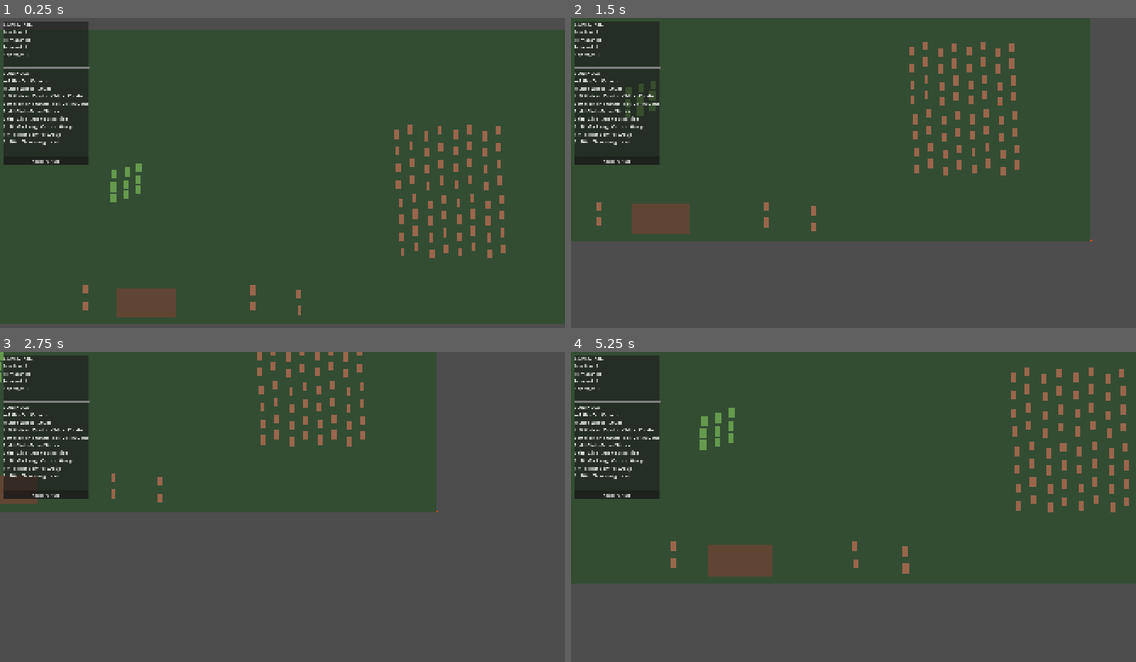
Above: before the commit, frames 1-4 (two rows, left to right).
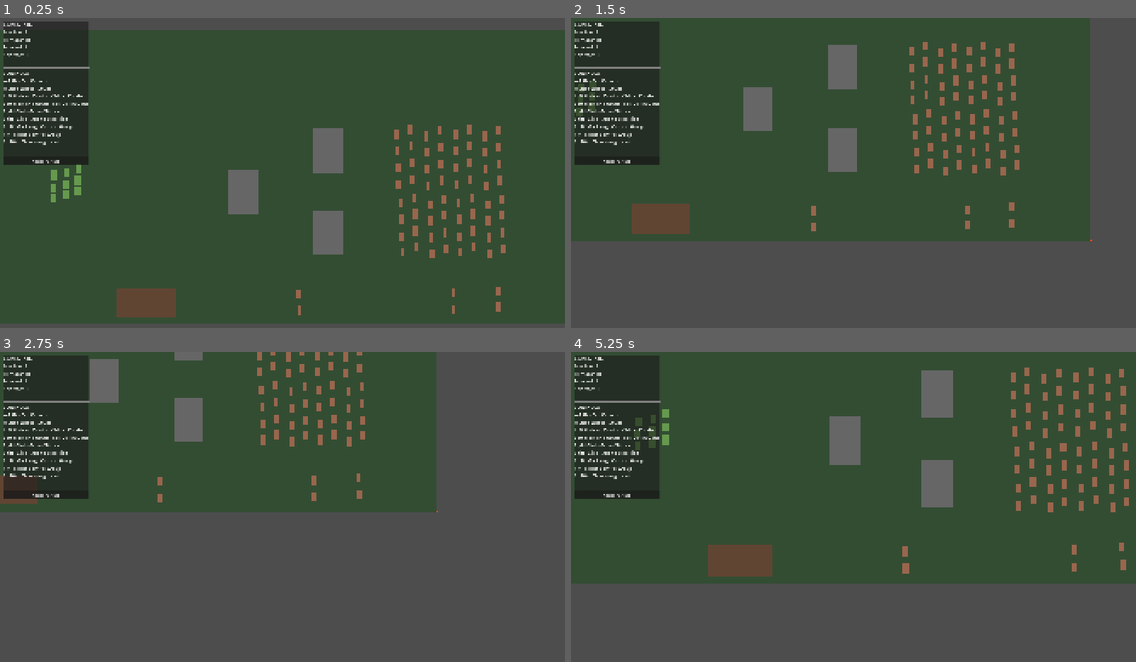
Above: after the commit, the same moments.

Repository: bengoodvach-draffin/dead-corps
Game: Godot game, scene res://scenes/puzzle_test_2.tscn
Two runs of this game, one before a commit and one after it. Both use one fixed random seed, a clock stepped at 60 frames per second and the inputs below.
Inputs (mouse positions are in pixels of both pictures, inside the frame that each line leads up to):
- Up to frame 1 (0.25 s): no input
- Up to frame 2 (1.5 s): tap Enter at 0.5 s; move the mouse to (977, 160) at 0.52 s; hold Right 0.53-1.28 s; hold S (camera_down) 0.53-1.28 s; move the mouse to (740, 191) at 1.27 s; hold Down from 1.28 s (still down); tap A (camera_left) at 1.35 s
- Up to frame 3 (2.75 s): move the mouse to (339, 441) at 2.02 s; release Down at 2.03 s; hold Right from 2.03 s (still down); hold D (camera_right) from 2.03 s (still down)
- Up to frame 4 (5.25 s): move the mouse to (825, 575) at 2.77 s; release Right at 2.78 s; release D (camera_right) at 2.78 s; hold Up 2.78-3.53 s; tap W (camera_up) at 2.85 s; move the mouse to (1023, 559) at 3.52 s; hold Right mouse button (command) 3.53-4.28 s; hold Left 3.53-5.03 s; move the mouse to (684, 463) at 4.27 s; click (684, 463) at 4.35 s; move the mouse to (881, 510) at 5.02 s; hold Down from 5.03 s (still down); hold Mouse wheel up (zoom_in) from 5.03 s (still down)

The runs differ from the first frame. In frame 1, 3.0% of the frame differs, in the area x 9-89%, y 35-96%; in frame 2, 2.8%; in frame 3, 1.7%; in frame 4, 3.4%, in the area x 11-99%, y 5-71%.

Commit message:
Phase 3.1: the fill front — armed defenders shoot back (v0.37.0)
First Phase 3 step: armed humans (Militia/Police/GI) become a real
opposing force — detect, fill, rotate, fire. First zombie deaths in
v2, which closes the gunfire half of violence contagion.
- NEW fill_behavior.gd (FillBehavior): a Human child component (mirrors
  the zombie component pattern), ticked by the Human dispatcher. One
  registry scan/frame; fill length grows at class fill_speed toward the
  nearest zombie WITH A CLEAR LANE; reset-on-fire; decay
  (fill_decay_factor) only when nothing's in range. Rotation gates the
  shot (turn_speed / facing_tolerance; fill frozen during the turn).
  Continuous-nearest, no target lock. Civilians (fill_speed 0) no-op
  here (reaction-clock variant is 3.2).
- Humans block line of sight (spec §4.1 extension): lane raycast mask =
  Environment + Humans, not zombies. Corpses are off-layer so they
  don't block. Nearest screened -> next clear lane -> else hold hot.
- human.gd: creates/ticks the component (runtime only), is_armed(),
  debug fill-line rendering (orange filling / red about-to-fire;
  interim, -> vision_renderer in 5.1).
- Gunfire kill + contagion: FillBehavior._fire ->
  GameManager.report_gunfire_kill(zombie, shooter) -> take_damage(1.0)
  + _apply_contagion. Gunfire contagion SEEDS the woken zombies at the
  shooter (a gunshot draws the nearby horde onto the gunman); without
  the seed they wake targetless and instantly calm, since a ranged
  shooter is outside scan range. Human-kill contagion still wakes
  targetless (prey is right there). No riser (gunfire kills a zombie).
- pounce_behavior.gd abort() + zombie.die() calls it: a zombie shot
  mid-lunge releases its victim's exclusion claim instead of leaving it
  permanently invisible to other ferals.
- V2_DIRECTION_SPEC.md §4.1 (humans block LOS + decay wording) and §3.3
  (gunfire contagion seeds the shooter).
Playtested: defenders gun down a too-close reserve; a shot draws the
nearby horde onto the gunman; mid-pounce kills release cleanly; no
false defeat. Parse gate clean.

Diff:
--- a/scenes/puzzle_test_2.tscn
+++ b/scenes/puzzle_test_2.tscn
@@ -8,6 +8,7 @@
 [ext_resource type="PackedScene" uid="uid://c8yqh3jvpxn3w" path="res://scenes/zombie.tscn" id="6_wgxpd"]
 [ext_resource type="PackedScene" uid="uid://brqxu82wy6h2r" path="res://scenes/human.tscn" id="7_75tbc"]
 [ext_resource type="Script" uid="uid://c5fmdp1r7ticb" path="res://scripts/vision_renderer.gd" id="8_452ff"]
+[ext_resource type="PackedScene" uid="uid://bmw8qx5r2n8pk" path="res://scenes/building.tscn" id="9_irluq"]
 [ext_resource type="Script" uid="uid://cax0dih7wnxe0" path="res://scripts/selection_manager.gd" id="11_252ko"]
 [ext_resource type="Script" uid="uid://yd0ofoh8ih30" path="res://scripts/nav_baker.gd" id="12_joimv"]
 [ext_resource type="PackedScene" uid="uid://di2wxa5t7dmxv" path="res://scenes/debug_overlay.tscn" id="13_xy8cy"]
@@ -83,14 +84,14 @@
 alignment_rate = 0.3
 
 [node name="Human71" parent="TestLevel/Level 7" unique_id=485601543 instance=ExtResource("7_75tbc")]
-position = Vector2(-100, 387)
+position = Vector2(582, 397)
 initial_state = 1
 defender_class = 2
 cohesion_strength = 12.0
 alignment_rate = 0.3
 
 [node name="Human72" parent="TestLevel/Level 7" unique_id=1763502530 instance=ExtResource("7_75tbc")]
-position = Vector2(-99, 442)
+position = Vector2(583, 452)
 initial_state = 1
 defender_class = 2
 patrol_mode = 1
@@ -99,14 +100,14 @@
 alignment_rate = 0.3
 
 [node name="Human73" parent="TestLevel/Level 7" unique_id=1650521946 instance=ExtResource("7_75tbc")]
-position = Vector2(-669, 385)
+position = Vector2(734, 389)
 initial_state = 1
 defender_class = 2
 cohesion_strength = 12.0
 alignment_rate = 0.3
 
 [node name="Human74" parent="TestLevel/Level 7" unique_id=520934081 instance=ExtResource("7_75tbc")]
-position = Vector2(-668, 440)
+position = Vector2(735, 444)
 initial_state = 1
 defender_class = 2
 patrol_mode = 1
@@ -627,33 +628,42 @@
 alignment_rate = 0.3
 
 [node name="Zombie4" parent="TestLevel/Level 7" unique_id=1325715882 instance=ExtResource("6_wgxpd")]
-position = Vector2(-487, -29)
+position = Vector2(-692, -27)
 
 [node name="Zombie5" parent="TestLevel/Level 7" unique_id=1067108926 instance=ExtResource("6_wgxpd")]
-position = Vector2(-488, 11)
+position = Vector2(-693, 13)
 
 [node name="Zombie6" parent="TestLevel/Level 7" unique_id=889300941 instance=ExtResource("6_wgxpd")]
-position = Vector2(-488, 48)
+position = Vector2(-693, 50)
 
 [node name="Zombie7" parent="TestLevel/Level 7" unique_id=965821525 instance=ExtResource("6_wgxpd")]
-position = Vector2(-526, -15)
+position = Vector2(-731, -13)
 
 [node name="Zombie8" parent="TestLevel/Level 7" unique_id=782569221 instance=ExtResource("6_wgxpd")]
-position = Vector2(-527, 25)
+position = Vector2(-732, 27)
 
 [node name="Zombie9" parent="TestLevel/Level 7" unique_id=1252845129 instance=ExtResource("6_wgxpd")]
-position = Vector2(-527, 62)
+position = Vector2(-732, 64)
 
 [node name="Zombie10" parent="TestLevel/Level 7" unique_id=679392699 instance=ExtResource("6_wgxpd")]
-position = Vector2(-571, -5)
+position = Vector2(-776, -3)
 
 [node name="Zombie11" parent="TestLevel/Level 7" unique_id=1505792532 instance=ExtResource("6_wgxpd")]
-position = Vector2(-572, 35)
+position = Vector2(-777, 37)
 
 [node name="Zombie12" parent="TestLevel/Level 7" unique_id=1355043991 instance=ExtResource("6_wgxpd")]
-position = Vector2(-572, 72)
+position = Vector2(-777, 74)
 
 [node name="Buildings" type="Node2D" parent="TestLevel" unique_id=985347166]
+
+[node name="Building" parent="TestLevel/Buildings" unique_id=622597274 instance=ExtResource("9_irluq")]
+position = Vector2(157, -87)
+
+[node name="Building2" parent="TestLevel/Buildings" unique_id=869429478 instance=ExtResource("9_irluq")]
+position = Vector2(157, 192)
+
+[node name="Building3" parent="TestLevel/Buildings" unique_id=1887458525 instance=ExtResource("9_irluq")]
+position = Vector2(-131, 56)
 
 [node name="Escape Zones" type="Node" parent="TestLevel" unique_id=1359137202]
 
@@ -674,6 +684,7 @@
 [node name="DebugOverlay" parent="." unique_id=468344591 instance=ExtResource("13_xy8cy")]
 
 [node name="EndGameOverlay" parent="." unique_id=2000451810 instance=ExtResource("14_60iet")]
+visible = false
 
 [node name="EscapeZone" parent="." unique_id=1179168205 instance=ExtResource("15_ct5y5")]
 position = Vector2(-460, 429)
--- /dev/null
+++ b/scripts/fill_behavior.gd
@@ -0,0 +1,178 @@
+class_name FillBehavior
+extends Node
+
+## The fill front — armed-defender shot mechanic (build-plan 3.1, spec §4.1).
+##
+## A behavior component (child node of the Human shell, mirroring the zombie
+## component pattern, ARCHITECTURE_GUIDELINES rule 2). Ticked by the Human's
+## _physics_process dispatcher for a live armed unit; no _physics_process of its own.
+##
+## Model (spec §4.1): a scalar fill length grows at the class `fill_speed` while a
+## zombie is in awareness range. The visible debug line points at the nearest zombie
+## with a CLEAR LANE; when the fill reaches that zombie (length ≥ its distance), the
+## human rotates to face it (turn_speed / facing_tolerance — fill frozen during the
+## turn) and fires. Firing kills the zombie and resets the fill to zero. The fill
+## decays (fill_decay_factor × speed) only when NO zombie is in range at all.
+##
+## LOS (spec §4.1 extension, 2026-06-17): the lane is blocked by environment AND by
+## other humans — an armed human can't shoot through its own ranks. Corpses don't
+## block (they drop to collision_layer 0 in die()). If the nearest zombie is screened
+## by a friendly, the front targets the next-nearest with a clear lane; if none are
+## clear the gun holds hot (no shot) until a lane opens.
+##
+## Civilians (fill_speed 0) use a reaction clock instead (built in 3.2); they
+## early-return here for now.
+
+## Raycast blocker mask: Environment (layer 1) + Humans (layer 4). Zombies (layer 2)
+## never block — the target is the nearest, so no zombie can screen it; excluding it
+## from the mask just keeps the ray from tripping on the target/its neighbours.
+const LOS_BLOCKER_MASK := 5
+
+var _owner: Human = null
+var _gm: Node = null
+
+## Current fill-front length in px (a distance). Grows toward the nearest visible
+## zombie; resets to 0 on a shot; decays when nothing is in range. The debug line is
+## this long. Held (frozen) while screened or while rotating to fire.
+var _fill: float = 0.0
+
+## Nearest zombie with a clear lane — what the front points at / will fire on, or null
+## (nothing visible). Rendering reads this.
+var _target: Zombie = null
+
+## True while the front has reached its target and the human is rotating to face it
+## (fill frozen). Drives the debug line color (filling vs about-to-fire).
+var _reached: bool = false
+
+## Tracks whether the debug line was drawn last frame, so we issue exactly one extra
+## redraw when it clears (and avoid redrawing idle humans every frame).
+var _was_drawing: bool = false
+
+
+func setup(owner_human: Human) -> void:
+	_owner = owner_human
+
+
+## One physics frame of the fill, for a LIVE ARMED human. Civilians (fill_speed 0)
+## return immediately — their reaction-clock variant is built in 3.2.
+func tick(delta: float) -> void:
+	var speed := _fill_speed()
+	if speed <= 0.0:
+		return
+
+	var gm := _game_manager()
+	if gm == null:
+		return
+
+	# One registry query per frame; find the nearest zombie with a clear lane and note
+	# whether anything is in range at all (screened threats keep the gun hot).
+	var in_range: Array = gm.neighbours_within(_owner.global_position, _awareness(), &"zombies")
+	var nearest_visible: Zombie = null
+	var best_d := INF
+	for u in in_range:
+		var z := u as Zombie
+		if z == null or not _has_clear_lane(z):
+			continue
+		var d := _owner.global_position.distance_to(z.global_position)
+		if d < best_d:
+			best_d = d
+			nearest_visible = z
+
+	if nearest_visible != null:
+		_target = nearest_visible
+		if _fill < best_d:
+			# Still filling toward the target — grow (not yet reached).
+			_reached = false
+			_fill += speed * delta
+		else:
+			# Reached: rotation gates the shot, fill frozen during the turn (§4.1).
+			_reached = true
+			if _rotate_toward(nearest_visible, delta):
+				_fire(nearest_visible)
+	elif not in_range.is_empty():
+		# In range but no clear lane (screened by a friendly / building) — hold hot.
+		_reached = false
+		_target = null
+	else:
+		# No threat in range — decay toward zero.
+		_reached = false
+		_target = null
+		_fill = maxf(0.0, _fill - GameConfig.fill_decay_factor * speed * delta)
+
+	# Debug-line redraw: only while there's something to draw, plus one frame after.
+	var drawing := _fill > 0.0 or _target != null
+	if drawing or _was_drawing:
+		_owner.queue_redraw()
+	_was_drawing = drawing
+
+
+# === RENDERING ACCESSORS (read by Human._draw for the debug line, → vision_renderer in 5.1) ===
+
+func fill_length() -> float:
+	return _fill
+
+
+func current_target() -> Zombie:
+	return _target
+
+
+func is_reached() -> bool:
+	return _reached
+
+
+# === INTERNAL ===
+
+## True if no environment or friendly human blocks the straight line to `z`. Uses
+## global_position (the Human.has_line_of_sight_to override is local-position based;
+## this is the correct cross-unit check). Excludes the firing human and the target.
+func _has_clear_lane(z: Zombie) -> bool:
+	var space := _owner.get_world_2d().direct_space_state
+	var query := PhysicsRayQueryParameters2D.create(_owner.global_position, z.global_position)
+	query.collision_mask = LOS_BLOCKER_MASK
+	query.exclude = [_owner, z]
+	return space.intersect_ray(query).is_empty()
+
+
+## Rotates the owner's facing toward `z` at turn_speed; returns true once within
+## facing_tolerance (clear to fire). The front holds while this is false (§4.1).
+func _rotate_toward(z: Zombie, delta: float) -> bool:
+	var to := z.global_position - _owner.global_position
+	if to == Vector2.ZERO:
+		return true
+	var desired := to.normalized()
+	var cur := _owner.facing_direction
+	if cur == Vector2.ZERO:
+		cur = Vector2.RIGHT
+	var max_step := deg_to_rad(GameConfig.turn_speed) * delta
+	var ang := cur.angle_to(desired)
+	if absf(ang) <= max_step:
+		_owner.facing_direction = desired
+	else:
+		_owner.facing_direction = cur.rotated(signf(ang) * max_step)
+	return absf(_owner.facing_direction.angle_to(desired)) <= deg_to_rad(GameConfig.facing_tolerance)
+
+
+## Fires: resets the front and routes the kill through the GameManager (the binary
+## kill + the gunfire-death half of violence contagion, spec §3.3). Passes the shooter
+## so contagion can send the woken horde at it ("you shot us — we're coming for you").
+func _fire(z: Zombie) -> void:
+	_fill = 0.0
+	_reached = false
+	var gm := _game_manager()
+	if gm != null:
+		gm.report_gunfire_kill(z, _owner)
+
+
+func _fill_speed() -> float:
+	return GameConfig.fill_speed[_owner.defender_class]
+
+
+func _awareness() -> float:
+	return GameConfig.awareness[_owner.defender_class]
+
+
+## Lazily resolves the GameManager (registry + contagion). Cached after first use.
+func _game_manager() -> Node:
+	if _gm == null or not is_instance_valid(_gm):
+		_gm = get_tree().get_first_node_in_group("game_manager")
+	return _gm
--- a/scripts/game_manager.gd
+++ b/scripts/game_manager.gd
@@ -167,11 +167,30 @@
 ## Each woken zombie self-targets via FeralBrain._retarget() on its next tick — if
 ## no reachable prey remains in scan it calms again the same frame (no false frenzy).
 ## Deterministic: neighbours_within returns unit_uid order, no RNG (§10).
-func _apply_contagion(kill_pos: Vector2, killer: Zombie) -> void:
+## Ignites nearby CALM zombies into the frenzy (spec §3.3). `seed_target`, when given,
+## is the human each woken zombie pursues (the gunfire shooter — see report_gunfire_kill);
+## null means wake targetless and let FeralBrain retarget the nearest prey (the human-kill
+## case, where prey is right there). Either way, normal feral rules + peel-off take over.
+func _apply_contagion(kill_pos: Vector2, killer: Zombie, seed_target: Human = null) -> void:
 	for u in neighbours_within(kill_pos, GameConfig.contagion_radius, &"zombies", killer):
 		var z := u as Zombie
 		if z != null and z.current_state == Zombie.State.CALM:
-			z.ignite_feral()
+			z.ignite_feral(seed_target)
+
+
+## A defender's fill front shot a zombie (build-plan 3.1). Delivers the binary kill,
+## then fires the gunfire-death half of violence contagion (spec §3.3 — the trigger
+## deferred from 2.5), SEEDING the woken zombies at the shooter. Without the seed they
+## wake targetless and instantly calm, since the ranged shooter is usually outside the
+## scan radius — so a gunshot draws the nearby horde onto the gunman. The killed zombie
+## is marked dead before the query (registry excludes it); no riser (gunfire kills a
+## zombie, not a human).
+func report_gunfire_kill(zombie: Zombie, shooter: Human) -> void:
+	if not is_instance_valid(zombie) or not zombie.is_alive:
+		return
+	var death_pos := zombie.global_position
+	zombie.take_damage(1.0)
+	_apply_contagion(death_pos, null, shooter)
 
 func _on_human_died(human: Human) -> void:
 	# Remove from tracking array
--- a/scripts/human.gd
+++ b/scripts/human.gd
@@ -118,6 +118,11 @@
 ## Cached physics space for line-of-sight raycasts.
 var space_state: PhysicsDirectSpaceState2D
 
+## The fill front (build-plan 3.1) — armed-defender shot mechanic, a child component
+## ticked by this shell's dispatcher (mirrors the zombie component pattern). Null in
+## the editor. Civilians create it too but it no-ops until the 3.2 reaction variant.
+var _fill_front: FillBehavior = null
+
 ## Initialise the human: team, state, patrol, base unit, LOS space.
 func _ready() -> void:
 	# Force onto the human team.
@@ -141,6 +146,13 @@
 	# Cache the physics space for line-of-sight raycasts.
 	space_state = get_world_2d().direct_space_state
 
+	# Fill-front component (runtime only — no AI in the editor).
+	if not Engine.is_editor_hint():
+		_fill_front = FillBehavior.new()
+		_fill_front.name = "FillBehavior"
+		add_child(_fill_front)
+		_fill_front.setup(self)
+
 
 ## Editor-only redraw so patrol-path visuals update while placing waypoints.
 func _process(_delta: float) -> void:
@@ -173,6 +185,11 @@
 	# Face the direction of travel (readability only).
 	if velocity.length() > 0.1:
 		facing_direction = velocity.normalized()
+
+	# Fill front (3.1): scan/aim/fire. Runs after movement-facing so an aiming
+	# defender's facing wins; a stationary one (velocity 0) is controlled purely here.
+	if _fill_front != null:
+		_fill_front.tick(delta)
 
 	# Base Unit physics (movement, BOID separation).
 	super._physics_process(delta)
@@ -252,6 +269,12 @@
 	for waypoint in waypoint_nodes:
 		if waypoint is Node2D:
 			patrol_waypoints.append(waypoint.global_position)
+
+
+## True if this human is an armed class (uses the fill front + fires). Civilians are
+## the only unarmed class — they flee on fill completion (3.2) instead.
+func is_armed() -> bool:
+	return defender_class != DefenderClass.CIVILIAN
 
 
 # === LINE OF SIGHT (buildings block) ===
@@ -376,6 +399,7 @@
 				draw_arc(Vector2.ZERO, HUNTED_RING_RADIUS, 0.0, TAU, 48, HUNTED_RING_COLOR, 2.0, true)
 			if _hover_highlighted:
 				draw_arc(Vector2.ZERO, HOVER_RING_RADIUS, 0.0, TAU, 48, HOVER_RING_COLOR, 2.0, true)
+			_draw_fill_line()
 		return
 
 	# --- Editor patrol-path visuals (waypoint dots + connecting lines). Sentry
@@ -399,3 +423,24 @@
 		if next_index >= 0:
 			var next_wp := patrol_waypoints[next_index] - global_position
 			draw_line(current_wp, next_wp, path_color, 2.0)
+
+
+## Debug fill-line rendering (build-plan 3.1 — the front can't be tuned blind; interim
+## home, moves to vision_renderer in 5.1). A line from the human toward the zombie the
+## front is on, length = the current fill progress (clamped to the target's distance).
+## Orange while filling; red once the front has reached the target (rotating to fire).
+func _draw_fill_line() -> void:
+	if _fill_front == null:
+		return
+	var t := _fill_front.current_target()
+	if t == null or not is_instance_valid(t):
+		return
+	var length := _fill_front.fill_length()
+	if length <= 0.0:
+		return
+	var to := t.global_position - global_position   # local delta (the node is unrotated)
+	if to == Vector2.ZERO:
+		return
+	var seg_len := minf(length, to.length())
+	var col := Color(1.0, 0.3, 0.2) if _fill_front.is_reached() else Color(1.0, 0.85, 0.2)
+	draw_line(Vector2.ZERO, to.normalized() * seg_len, col, 2.0)
--- a/scripts/pounce_behavior.gd
+++ b/scripts/pounce_behavior.gd
@@ -63,6 +63,19 @@
 				_target = null
 
 
+## Aborts an in-flight / recovering pounce because the OWNER died (e.g. shot mid-lunge
+## by a fill front, 3.1). Releases the victim's exclusion claim so other ferals can
+## retarget it, and goes IDLE. No kill registers — the kill only happens at _land(), so
+## a zombie killed mid-flight leaves its target alive (spec §3.5 / pounce_flight_time).
+func abort() -> void:
+	if _phase == Phase.IDLE:
+		return
+	if is_instance_valid(_target):
+		_target.release_pounce()
+	_phase = Phase.IDLE
+	_target = null
+
+
 ## Landing: the kill registers. Release the claim and kill the target, then enter
 ## recovery. If the target became invalid mid-flight (e.g. escaped), no kill.
 func _land() -> void:
--- a/scripts/zombie.gd
+++ b/scripts/zombie.gd
@@ -192,6 +192,10 @@
 	current_state = State.DEAD
 	velocity = Vector2.ZERO
 	modulate = Color(0.4, 0.0, 0.0)
+	# If shot mid-pounce (3.1), release the victim's exclusion claim so it isn't left
+	# permanently invisible to other ferals. No kill registers (kill is at _land only).
+	if _pounce != null and _pounce.is_active():
+		_pounce.abort()
 	# Living zombies stop being pushed by this corpse via the BOID separation skip
 	# (dead units excluded by is_alive in the registry), not collision layers.
 	await get_tree().create_timer(0.3).timeout
Not shown, added: scripts/fill_behavior.gd.uid
Not shown, changed: docs/V2_DIRECTION_SPEC.md
